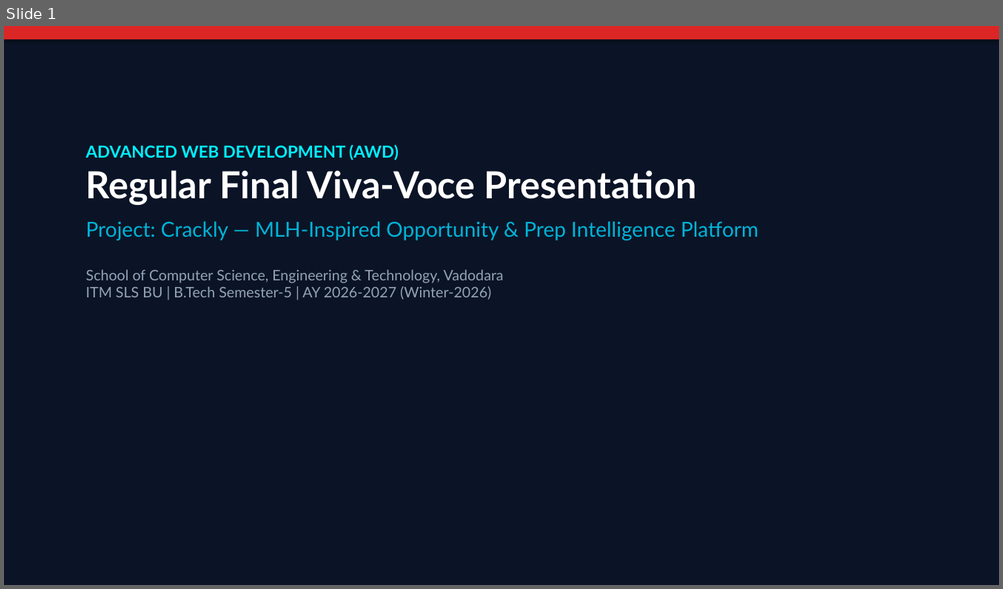
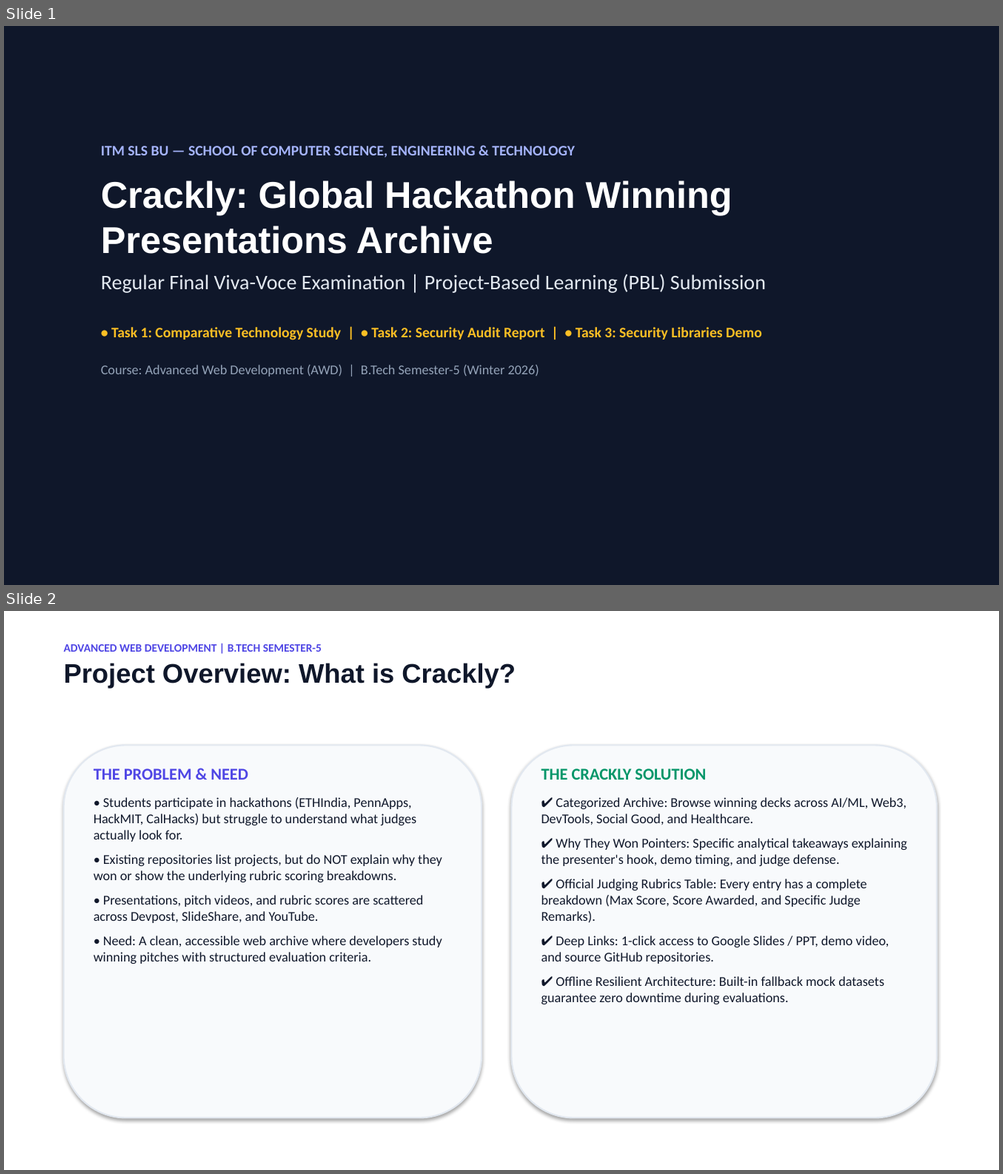
Before and after one commit to ToshalTrivedi/AWD_Project-, a slide deck: docs/AWD_Final_Viva_Presentation_Crackly.pptx. Shown one above the other, each under a label of ours: slide 1 before the commit, slides 1 and 2 after it. The pictures are 1003x589 and 1003x1174 pixels, drawn with LibreOffice and Linux fonts; fonts in the diff are those of the drawing. Boxes give left, top, right and bottom in pixels: in the first picture for what was removed or moved away, otherwise in the second. Text is boxed around its words. In the diff, an @@ line names an element or a change of style, - is before the commit and + after.

Commit message:
feat(crackly): streamline codebase, update brand favicon, and add AWD viva-voce deliverables (PPT, reports, test suite)

```diff
--- a/docs/AWD_Final_Viva_Presentation_Crackly.pptx
+++ b/docs/AWD_Final_Viva_Presentation_Crackly.pptx
@@ slide 2 added at (4, 611, 999, 1170), background #FFFFFF @@
@@ text added at (64, 644, 515, 689), 11 pt, text #4F46E5, bold @@
+ADVANCED WEB DEVELOPMENT | B.TECH SEMESTER-5
+Project Overview: What is Crackly?
@@ rounded rectangle added at (64, 745, 481, 1119), fill #F8FAFC, outline #E2E8F0 1.5 pt @@
@@ rounded rectangle added at (512, 745, 936, 1119), fill #F8FAFC, outline #E2E8F0 1.5 pt @@
@@ text added at (94, 769, 442, 964), 13 pt, text #0F172A @@
+THE PROBLEM & NEED
+• Students participate in hackathons (ETHIndia, PennApps, HackMIT, CalHacks) but struggle to understand what judges actually look for.
+• Existing repositories list projects, but do NOT explain why they won or show the underlying rubric scoring breakdowns.
+• Presentations, pitch videos, and rubric scores are scattered across Devpost, SlideShare, and YouTube.
+• Need: A clean, accessible web archive where developers study winning pitches with structured evaluation criteria.
@@ text added at (541, 769, 907, 1005), 13 pt, text #0F172A @@
+THE CRACKLY SOLUTION
+✔ Categorized Archive: Browse winning decks across AI/ML, Web3, DevTools, Social Good, and Healthcare.
+✔ Why They Won Pointers: Specific analytical takeaways explaining the presenter's hook, demo timing, and judge defense.
+✔ Official Judging Rubrics Table: Every entry has a complete breakdown (Max Score, Score Awarded, and Specific Judge Remarks).
+✔ Deep Links: 1-click access to Google Slides / PPT, demo video, and source GitHub repositories.
+✔ Offline Resilient Architecture: Built-in fallback mock datasets guarantee zero downtime during evaluations.
@@ slide 1 changed as well @@
@@ rectangle at (4, 26, 999, 585): fill #0B1426 to #0F172A @@
@@ rectangle removed at (4, 26, 999, 39) @@
@@ text at (101, 146, 765, 377): text changed; font Lato to Calibri; text colour #94A3B8 to #FBBF24; bold on @@
-ADVANCED WEB DEVELOPMENT (AWD)
-Regular Final Viva-Voce Presentation
-Project: Crackly — MLH-Inspired Opportunity & Prep Intelligence Platform
-School of Computer Science, Engineering & Technology, Vadodara
-ITM SLS BU | B.Tech Semester-5 | AY 2026-2027 (Winter-2026)
+ITM SLS BU — SCHOOL OF COMPUTER SCIENCE, ENGINEERING & TECHNOLOGY
+Crackly: Global Hackathon Winning Presentations Archive
+Regular Final Viva-Voce Examination | Project-Based Learning (PBL) Submission
+• Task 1: Comparative Technology Study | • Task 2: Security Audit Report | • Task 3: Security Libraries Demo
+Course: Advanced Web Development (AWD) | B.Tech Semester-5 (Winter 2026)
```
Also in this commit, not shown: 8 other slides added, 12 slides removed, 49 other files.
